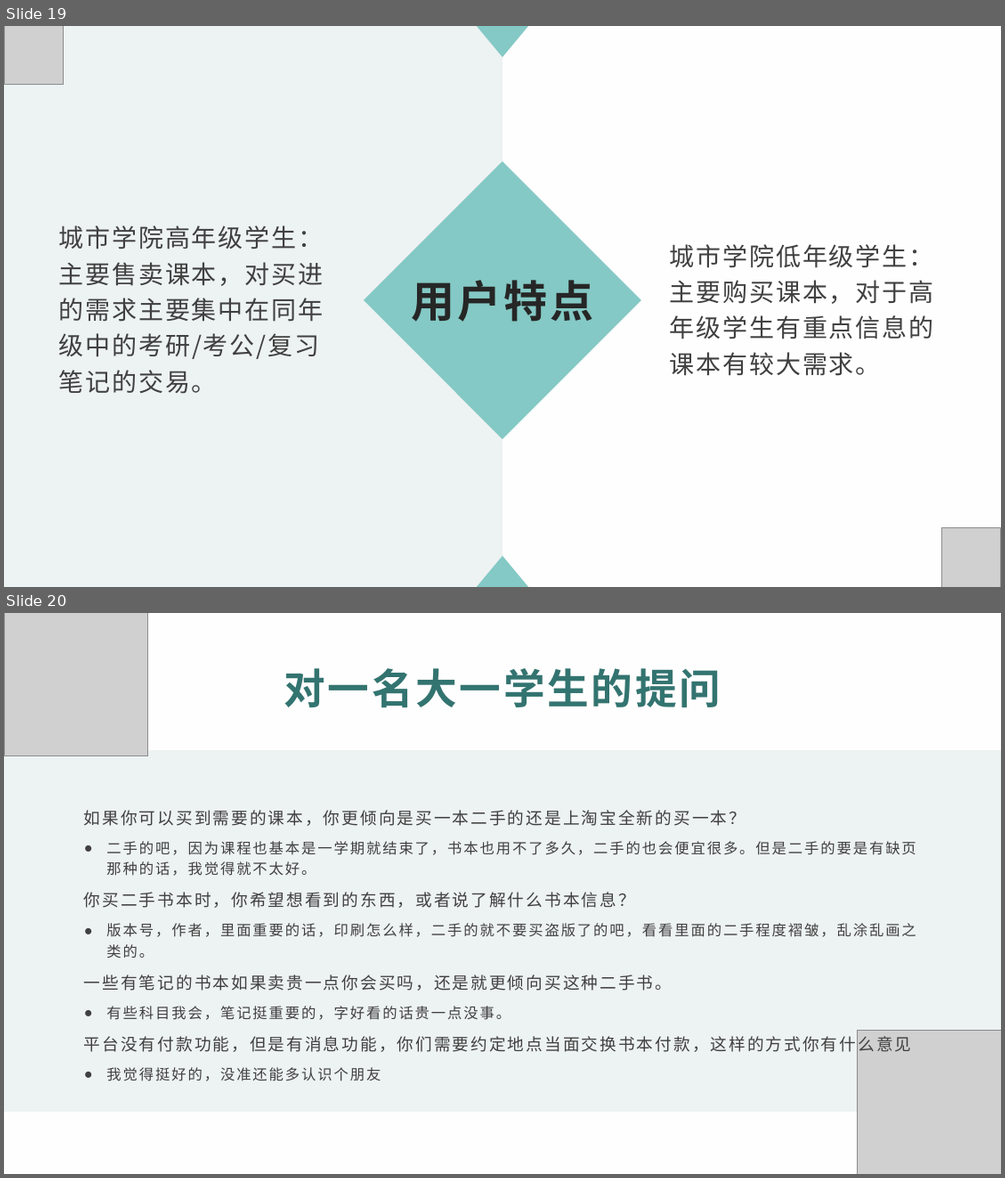
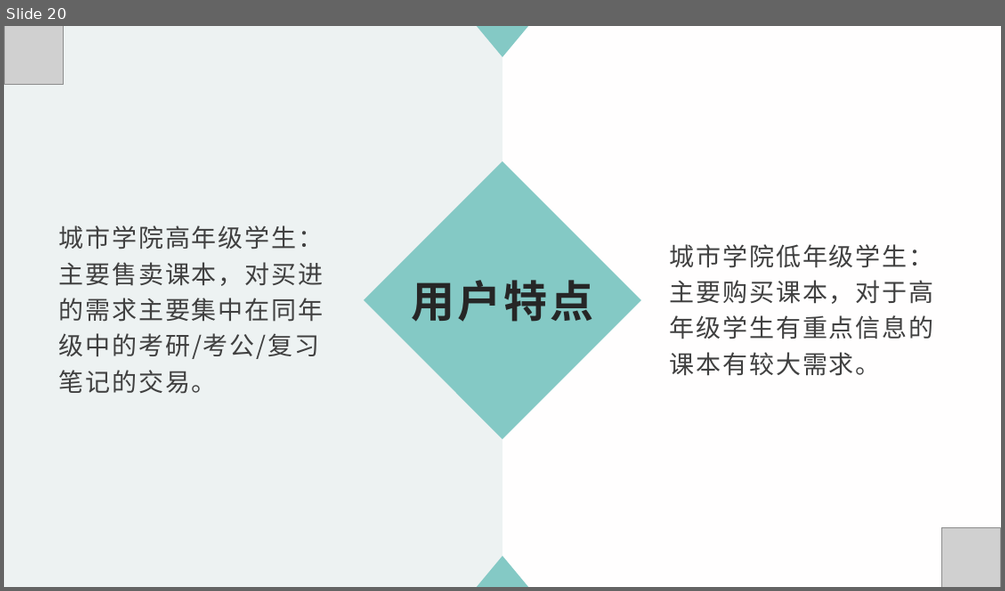
Before and after one commit to xlisses/ruang, a slide deck: Requirement_Statements/需求分析.pptx. Shown one above the other, each under a label of ours: slides 19 and 20 before the commit, slide 20 after it. The pictures are 1005x1178 and 1005x591 pixels, drawn with LibreOffice and Linux fonts; fonts in the diff are those of the drawing; grey boxes stand for pictures. Boxes give left, top, right and bottom in pixels: in the first picture for what was removed or moved away, otherwise in the second. Text is boxed around its words. In the diff, an @@ line names an element or a change of style, - is before the commit and + after.

```diff
--- a/Requirement_Statements/需求分析.pptx
+++ b/Requirement_Statements/需求分析.pptx
@@ slide 20 removed at box(4, 613, 1001, 1174), background #FFFEFE @@
@@ picture removed at box(4, 613, 147, 755) @@
@@ text removed at box(283, 668, 720, 707) @@
-对一名大一学生的提问
@@ rectangle removed at box(4, 750, 1001, 1111) @@
@@ text removed at box(84, 810, 915, 1081) @@
-1. 如果你可以买到需要的课本，你更倾向是买一本二手的还是上淘宝全新的买一本？
-    ● 二手的吧，因为课程也基本是一学期就结束了，书本也用不了多久，二手的也会便宜很多。但是二手的要是有缺页那种的话，我觉得就不太好。
-2. 你买二手书本时，你希望想看到的东西，或者说了解什么书本信息？
-    ● 版本号，作者，里面重要的话，印刷怎么样，二手的就不要买盗版了的吧，看看里面的二手程度褶皱，乱涂乱画之类的。
-3. 一些有笔记的书本如果卖贵一点你会买吗，还是就更倾向买这种二手书。
-    ● 有些科目我会，笔记挺重要的，字好看的话贵一点没事。
-4. 平台没有付款功能，但是有消息功能，你们需要约定地点当面交换书本付款，这样的方式你有什么意见
-    ● 我觉得挺好的，没准还能多认识个朋友
@@ picture removed at box(858, 1030, 1001, 1174) @@
@@ what was slide 19 is now slide 20 @@
```
Also in this commit, not shown: 2 slides changed, 1 slide added, 1 other slide removed, 1 other file.
